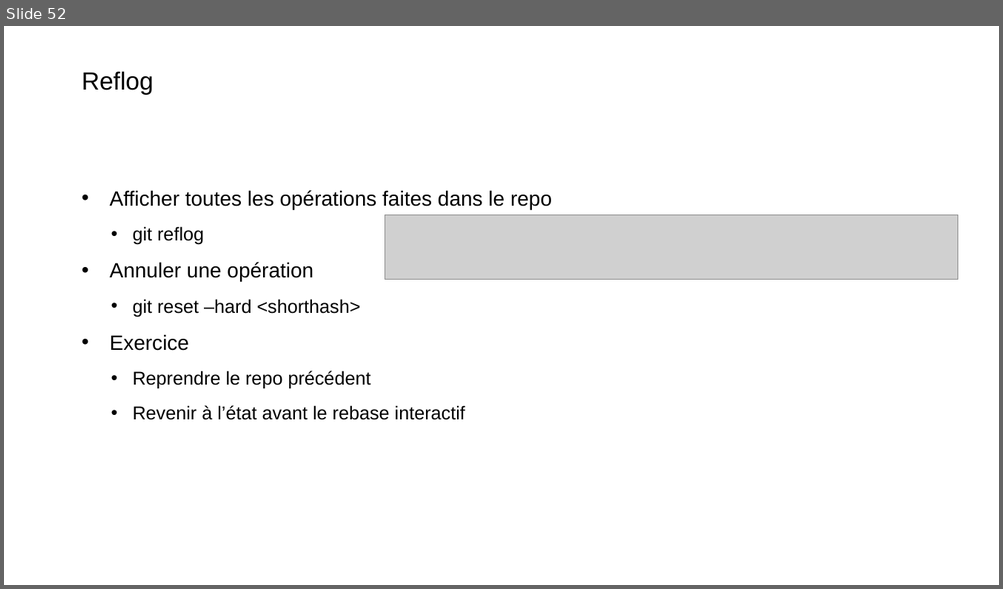
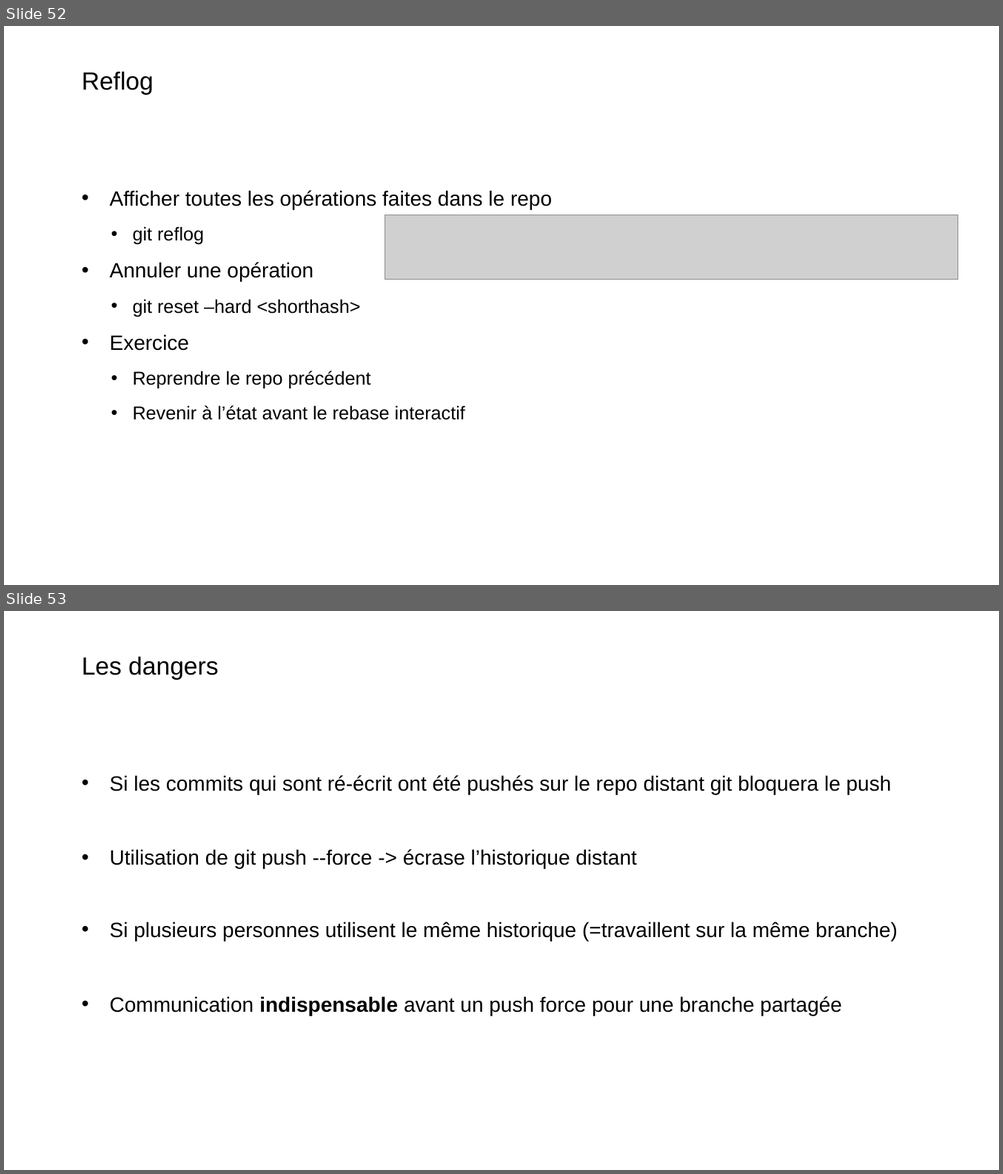
Before and after one commit to Xaviou1003/formation-git, a slide deck: Formation Git - basique.pptx. Shown one above the other, each under a label of ours: slide 52 before the commit, slides 52 and 53 after it. The pictures are 1003x589 and 1003x1174 pixels, drawn with LibreOffice and Linux fonts; fonts in the diff are those of the drawing; grey boxes stand for pictures; background and template pictures are left out. Boxes give left, top, right and bottom in pixels: in the first picture for what was removed or moved away, otherwise in the second. Text is boxed around its words. In the diff, an @@ line names an element or a change of style, - is before the commit and + after.

```diff
--- a/Formation Git - basique.pptx
+++ b/Formation Git - basique.pptx
@@ slide 53 added at [4, 611, 999, 1170], background picture (left out) @@
@@ title added at [82, 656, 218, 680], 24 pt, text #000000 @@
+Les dangers
@@ text added at [110, 775, 897, 1016], 20 pt, text #000000 @@
+• Si les commits qui sont ré-écrit ont été pushés sur le repo distant git bloquera le push
+• Utilisation de git push --force -> écrase l’historique distant
+• Si plusieurs personnes utilisent le même historique (=travaillent sur la même branche)
+• Communication indispensable avant un push force pour une branche partagée
```
Also in this commit, not shown: 3 slides changed, 1 other slide added, 1 slide removed.
